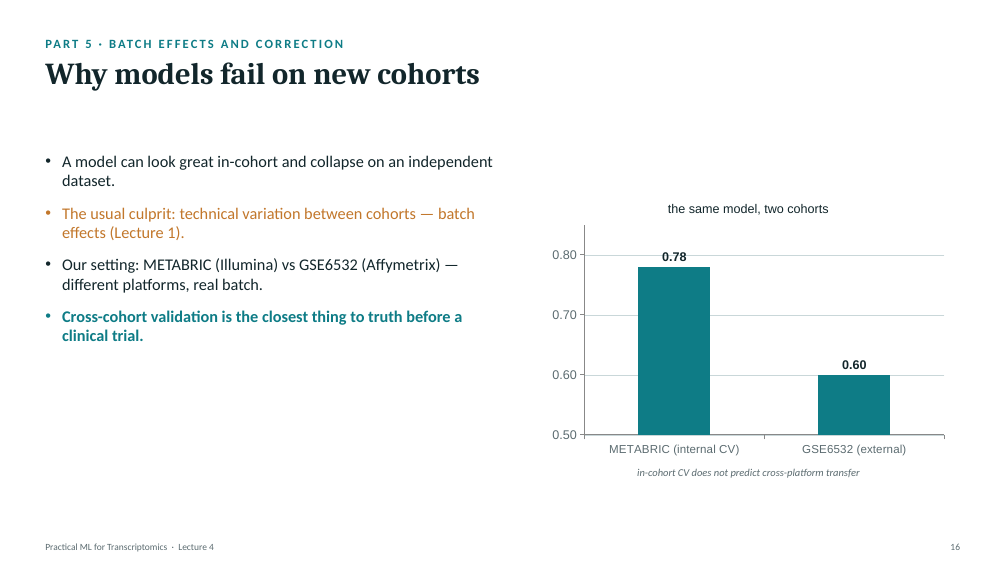
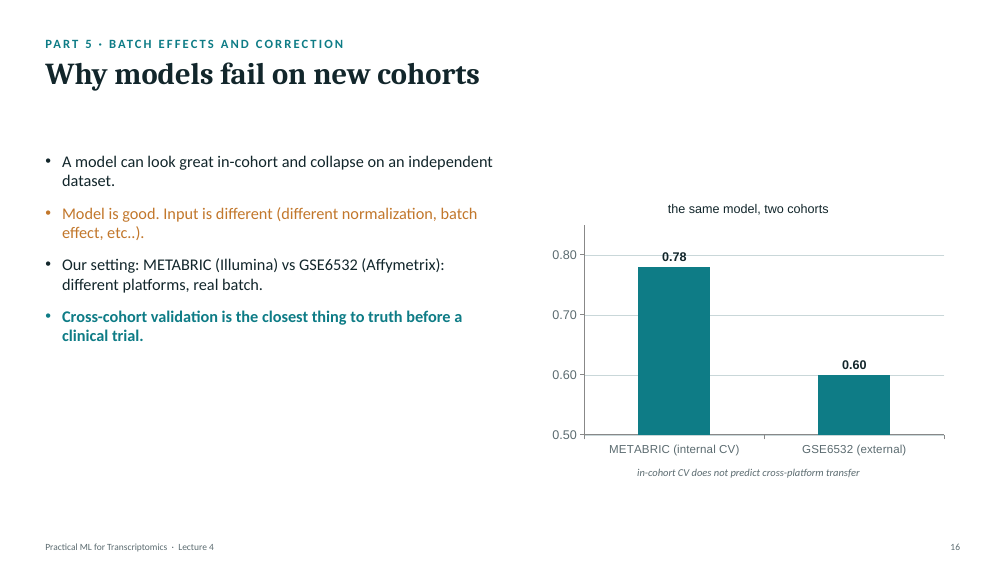
Before and after one commit to zhanyinx/ml26, a slide deck: slide 17 of lessons/lesson04_model_validation/theory/slides/Lecture4 - Model Improvement, Validation, and Interpretation.pptx (slide 16 before the commit). Drawn at 1008x567 pixels with LibreOffice and Linux fonts; fonts in the diff are those of the drawing. Boxes give left, top, right and bottom in pixels: in the first picture for what was removed or moved away, otherwise in the second. Text is boxed around its words. In the diff, an @@ line names an element or a change of style, - is before the commit and + after.

```diff
--- a/lessons/lesson04_model_validation/theory/slides/Lecture4 - Model Improvement, Validation, and Interpretation.pptx
+++ b/lessons/lesson04_model_validation/theory/slides/Lecture4 - Model Improvement, Validation, and Interpretation.pptx
@@ text at <box>62,207,444,293</box>: text changed @@
-• The usual culprit: technical variation between cohorts — batch effects (Lecture 1).
-• Our setting: METABRIC (Illumina) vs GSE6532 (Affymetrix) — different platforms, real batch.
+• Model is good. Input is different (different normalization, batch effect, etc..).
+• Our setting: METABRIC (Illumina) vs GSE6532 (Affymetrix): different platforms, real batch.
```
Also in this commit, not shown: 18 other slides changed, 4 slides added, 4 slides removed.
